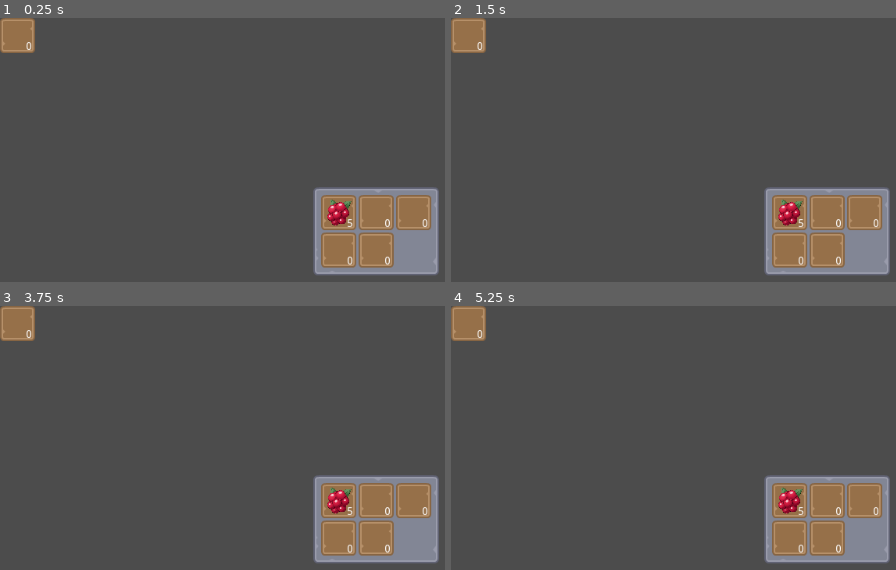
Above: before the commit, frames 1-4 (two rows, left to right).
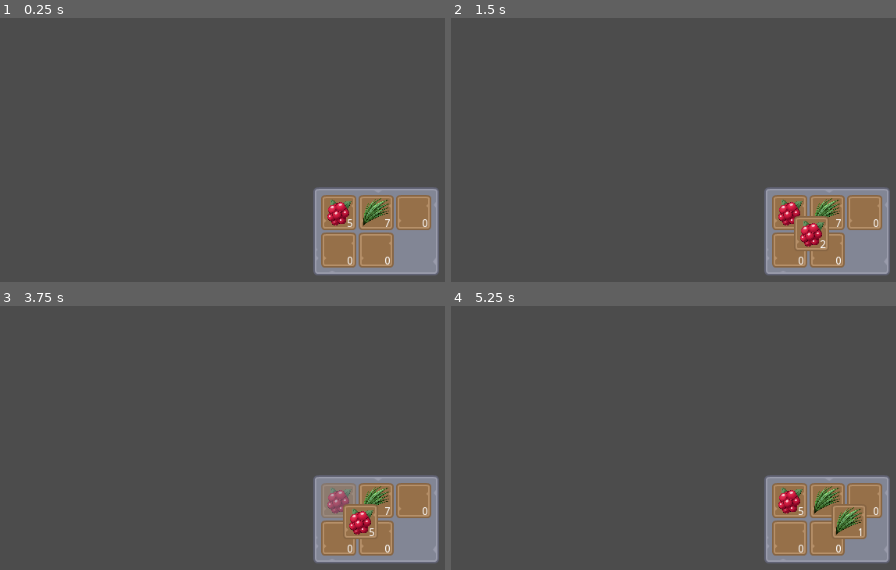
Above: after the commit, the same moments.

Repository: J-Guenther/godot-inventory
Game: Godot game, scene res://Scenes/test.tscn
The game is run twice, just before and just after one commit, with the same random seed, the same clock (stepped at 60 frames per second) and the same inputs.
Inputs:
- Up to frame 1 (0.25 s): no input
- Up to frame 2 (1.5 s): click "5" at 0.5 s; click "5" (after the commit: "4") at 1.25 s
- Up to frame 3 (3.75 s): click "5" (after the commit: "3") at 2 s; click "5" (after the commit: "2") at 2.75 s; click "5" (after the commit: "1") at 3.5 s
- Up to frame 4 (5.25 s): click "0" at 4.25 s; click "0" (after the commit: "7") at 5 s

The runs differ from the first frame. In frame 1, 1.4% of the frame differs, in the area x 0-88%, y 0-80%; in frame 2, 1.9%; in frame 3, 2.8%, in the area x 0-88%, y 0-89%; in frame 4, 2.1%.
Error before the commit: Parse Error: The function signature doesn't match the parent. Parent signature is: "Variant add_item(Variant, Variant)". (res://Scripts/MovingSlot.gd:12)

Commit message:
added and fixed basic pick-up functionality

Diff:
--- a/Project/Scripts/Inventory.gd
+++ b/Project/Scripts/Inventory.gd
@@ -14,6 +14,7 @@
 	initialize_layout()
 	slots = slot_grid.get_children()
 	add_item(0,5)
+	add_item(1,7)
 
 func initialize_layout():
 	var slot_size = slot_grid.get_child(0).rect_size.x
@@ -45,5 +46,5 @@
 func add_item(item, amount):
 	for slot in slots:
 		if slot.is_empty():
-			slot.add_item(item, amount)
+			slot.add_item_return_rest(item, amount)
 			return
--- a/Project/Scripts/MovingSlot.gd
+++ b/Project/Scripts/MovingSlot.gd
@@ -1,7 +1,7 @@
 extends "res://Scripts/Slot.gd"
 
-export var mouse_offset = Vector2(5,5)
-var item_origin = null
+var mouse_offset = Vector2(5,5)
+var origin_slot = null
 
 func _ready():
 	self.visible = false
@@ -9,19 +9,32 @@
 func _process(delta):
 	self.rect_position = get_viewport().get_mouse_position() + mouse_offset
 
-func add_item(item_key, amount, item_origin):
-	.add_item(item_key, amount)
-	self.item_origin = item_origin
+func add_item_to_hand(item_key, amount_to_add, slot_reference):
+	add_item_return_rest(item_key, amount_to_add)
+	self.origin_slot = slot_reference
 	self.visible = true
 
-func remove_item(amount):
-	.remove_item(amount)
-	if self.is_empty():
+func remove_item(amount_to_remove):
+	.remove_item(amount_to_remove)
+	print("Removing")
+	if is_empty():
+		clear_slot()
+		origin_slot.color_in()
+		if origin_slot.is_empty():
+			origin_slot.clear_slot()
+		origin_slot = null
 		self.visible = false
 
+
+
+func return_items_to_origin():
+	if origin_slot != null:
+		if origin_slot.all_items_on_hand():
+			origin_slot.color_in()
+		var rest = origin_slot.add_item_return_rest(current_item_key, current_item_amount)
+		remove_item(current_item_amount - rest)
+
+
 func _input(event):
-	if Input.is_action_pressed("ui_cancel") and item_origin != null:
-		if item_origin.is_empty():
-			item_origin.toggle_grey()
-		item_origin.add_item(current_item, count)
-		remove_item(count)
+	if Input.is_action_pressed("ui_cancel"):
+		return_items_to_origin()
--- a/Project/Scripts/Slot.gd
+++ b/Project/Scripts/Slot.gd
@@ -1,57 +1,79 @@
 extends TextureButton
 
-var current_item = null # Key of item dictionairy
-var count = 0
-export var limit = 20
-onready var base_texture = preload("res://Sprites/PNG/buttonSquare_brown_pressed.png")
+var current_item_key = null
+var current_item_amount = 0
+var capacity_limit = 20
+var picked_up_all_items = false
+
+onready var default_texture = preload("res://Sprites/PNG/buttonSquare_brown_pressed.png")
 onready var label = $RichTextLabel
-var grey_out = false
+onready var parent = get_parent()
+
 
 func is_empty():
-	if count <= 0:
-		return true
-	else:
-		return false
+	return true if current_item_amount <= 0 else false
+
+
+func all_items_on_hand():
+	return true if picked_up_all_items else false
+
 
 func get_capacity_limit():
-	return limit
+	return capacity_limit
 
-func add_item(item_key, amount):
-	current_item = item_key
-	count += amount
+
+func same_item_in_slot(item_key):
+	return true if current_item_key == item_key else false
+
+
+func add_item_return_rest(item_key, amount_to_add):
+	current_item_key = item_key
+	var rest = 0
+	if (current_item_amount + amount_to_add) > capacity_limit:
+		current_item_amount = capacity_limit
+		rest = (current_item_amount + amount_to_add) - capacity_limit
+	else:
+		current_item_amount += amount_to_add
 	self.texture_normal = items.itemDictionary[item_key].itemIcon
 	update_ui()
+	return rest
 
-func remove_item(amount):
-	if amount >= count:
-		clear_slot()
-	else:
-		count -= amount
+
+func remove_item(amount_to_remove):
+	current_item_amount -= amount_to_remove
+	if is_empty():
+		current_item_amount = 0
 	update_ui()
 
+
 func clear_slot():
-	current_item = null
-	count = 0
-	self.texture_normal = base_texture
+	current_item_key = null
+	current_item_amount = 0
+	self.texture_normal = default_texture
 	update_ui()
 
-func toggle_grey():
-	if not grey_out:
-		count = 0
-		self.modulate = Color(1,1,1,0.5)
-		grey_out = true
-	else:
-		self.modulate = Color(1,1,1,1)
-		grey_out = false
+
+func grey_out():
+	current_item_amount = 0
+	self.modulate = Color(1,1,1,0.5)
+	picked_up_all_items = true
+
+
+func color_in():
+	self.modulate = Color(1,1,1,1)
+	picked_up_all_items = false
 	update_ui()
 
+
 func update_ui():
-	label.text = String(count)
+	label.text = String(current_item_amount)
+
 
 func _on_Slot_pressed():
-	if (MovingSlot.is_empty() or MovingSlot.current_item == current_item) and not is_empty():
-		MovingSlot.add_item(current_item, 1, self)
-		count -= 1
+	if (MovingSlot.is_empty() or MovingSlot.same_item_in_slot(current_item_key)) and not is_empty():
+		MovingSlot.add_item_to_hand(current_item_key, 1, self)
+		remove_item(1)
 		if is_empty():
-			toggle_grey()
-		update_ui()
+			grey_out()
+	elif not MovingSlot.is_empty() and MovingSlot.origin_slot.parent == parent:
+		MovingSlot.return_items_to_origin()
